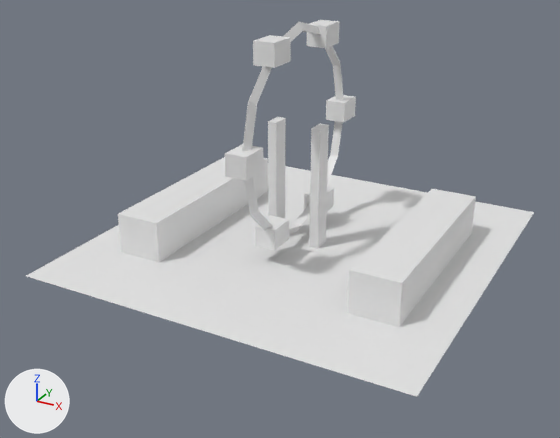
Renders of the FBX model Assets/3D/waterpark.fbx from each side of a commit.
One viewpoint serves both versions: a 50 mm lens placed at (1.71, -3.35, 1.78), pointed at (-0.03, -0.18, 0.19). Lighting does not change. The marker at lower left points along +X, +Y and +Z. Where no turn or scale is listed for an object, it has been applied to the vertices.

In view in the first picture: 'waterpark'.
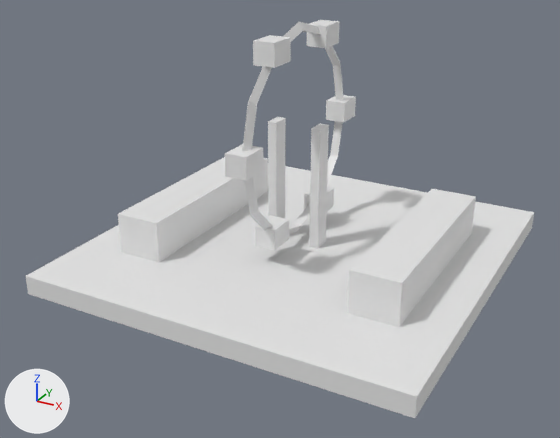
Where the change shows, as pixel boxes (x1, y1, x2, y2) in the pictures (560 x 438 px):
'waterpark', reshaped
    before: (26, 20, 534, 397)
    after: (26, 20, 534, 418)
part 1 of me_cube_001, added
    after: (26, 214, 534, 418)

The change in detail:
me_cube_001 has 128 vertices, 105 faces and spans x -1.0..1.0, y -1.0..1.0, z -0.03..1.15.
me_cube_001 is used by ob_waterpark; location (0.0, 0.0, 0.0).
Verts and faces of me_cube_001; kept vertices keep their numbers, new ones are numbered from 128.
Before the commit, vertices of me_cube_001: 4 (-1.0, -1.0, 0.0) at pixel (25, 275), 5 (1.0, -1.0, 0.0) at pixel (416, 396), 6 (-1.0, 1.0, 0.0), 7 (1.0, 1.0, 0.0) at pixel (534, 212).
Part 1, on me_cube_001:
New vertices 128 to 131 stand at vertices 4 to 7, in that order, plus (0.0, 0.0, -0.1).
New faces: (128, 130, 131, 129), (4, 6, 130, 128), (6, 7, 131, 130), (4, 128, 129, 5), (5, 129, 131, 7).
